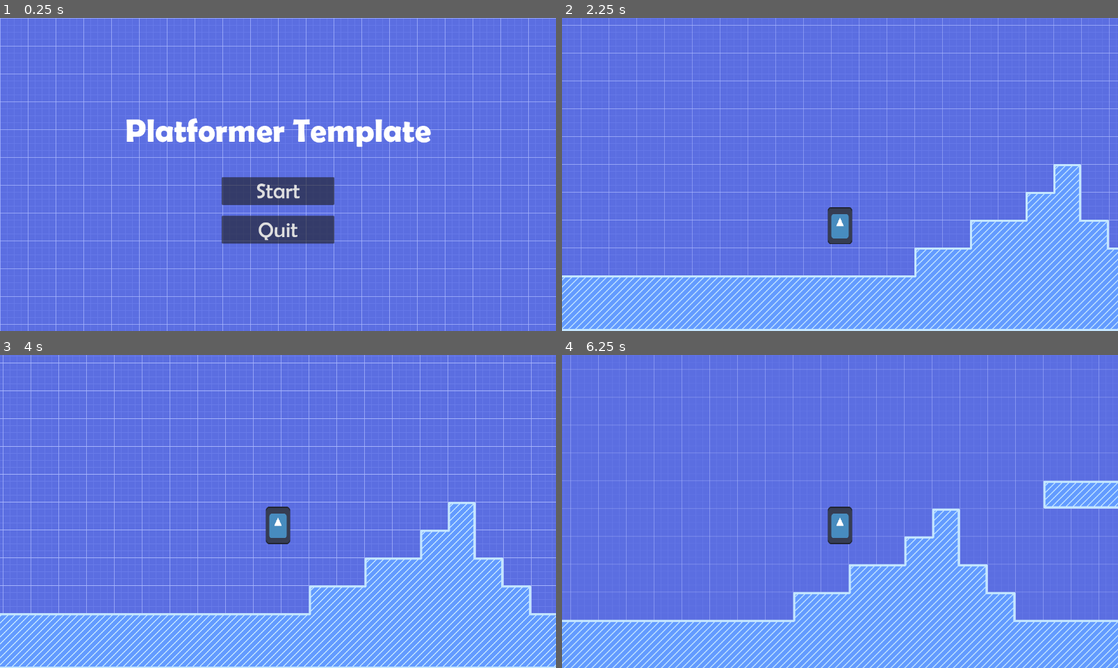
Above: before the commit, frames 1-4 (two rows, left to right).
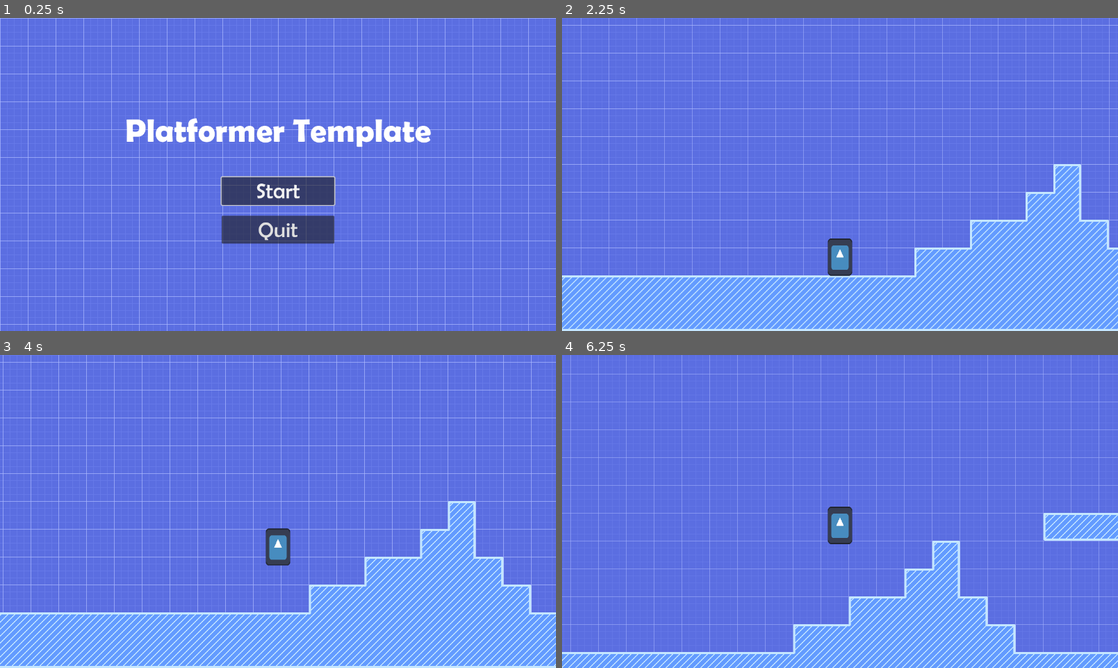
Above: after the commit, the same moments.

Repository: uwgdc/Platformer-Template
Game: Godot game, scene res://Scenes/start_screen.tscn
Same seed, same stepped clock (60 frames per second), same inputs: the game is played once before the commit and once after it. The engine's default icon, where the game draws it, is replaced by a stand-in: a white triangle on a blue panel in a dark square.
Inputs:
- Up to frame 1 (0.25 s): no input
- Up to frame 2 (2.25 s): click "Start" at 0.5 s; hold Right (move_right) from 1.28 s (still down); tap W (interact, bound only after the commit) at 1.35, 2.1 s; tap Space (jump) at 1.52 s
- Up to frame 3 (4 s): tap Space (jump) at 2.27, 3.77 s; release Right (move_right) at 2.78 s; hold A (move_left) 2.78-3.53 s; tap W (interact, bound only after the commit) at 2.85, 3.6 s; hold Right (move_right) from 3.53 s (still down)
- Up to frame 4 (6.25 s): tap W (interact, bound only after the commit) at 4.35, 5.1, 5.85 s; tap Space (jump) at 4.52, 5.27 s; tap Enter at 5 s; release Right (move_right) at 5.03 s; hold A (move_left) 5.03-5.78 s; hold Right (move_right) from 5.78 s (still down)

The runs differ from the first frame. In frame 1, 0.2% of the frame differs, in the area x 39-61%, y 50-60%; in frame 2, 0.9%; in frame 3, 9.6%; in frame 4, 21%, in the area x 0-100%, y 6-100%.

Commit message:
better door

Diff:
--- a/Scenes/doorway.tscn
+++ b/Scenes/doorway.tscn
@@ -8,12 +8,11 @@
 
 [node name="Door" type="Area2D"]
 script = ExtResource("1_7l27y")
-metadata/_edit_group_ = true
+interactable = true
+indicator_offset = 115
 
 [node name="Sprite2D" type="Sprite2D" parent="."]
 texture = ExtResource("1_4l0wu")
 
 [node name="CollisionShape2D" type="CollisionShape2D" parent="."]
 shape = SubResource("RectangleShape2D_ttx0t")
-
-[connection signal="body_entered" from="." to="." method="_on_body_entered"]
--- /dev/null
+++ b/Scenes/indicator.tscn
@@ -0,0 +1,76 @@
+[gd_scene load_steps=6 format=3 uid="uid://b3jsasgimt4dc"]
+
+[ext_resource type="Texture2D" uid="uid://c8ta1g4an5tlt" path="res://art/arrow.png" id="1_mdx1y"]
+[ext_resource type="Script" path="res://scripts/indicator.gd" id="2_vrrr8"]
+
+[sub_resource type="Animation" id="Animation_geprg"]
+resource_name = "appear"
+tracks/0/type = "value"
+tracks/0/imported = false
+tracks/0/enabled = true
+tracks/0/path = NodePath(".:offset")
+tracks/0/interp = 1
+tracks/0/loop_wrap = true
+tracks/0/keys = {
+"times": PackedFloat32Array(0, 0.2),
+"transitions": PackedFloat32Array(1, 0.148651),
+"update": 0,
+"values": [Vector2(0, 10), Vector2(0, 0)]
+}
+tracks/1/type = "value"
+tracks/1/imported = false
+tracks/1/enabled = true
+tracks/1/path = NodePath(".:modulate")
+tracks/1/interp = 1
+tracks/1/loop_wrap = true
+tracks/1/keys = {
+"times": PackedFloat32Array(0, 0.15),
+"transitions": PackedFloat32Array(1, 0.146),
+"update": 0,
+"values": [Color(1, 1, 1, 0), Color(1, 1, 1, 1)]
+}
+
+[sub_resource type="Animation" id="Animation_egs7n"]
+resource_name = "disappear"
+tracks/0/type = "value"
+tracks/0/imported = false
+tracks/0/enabled = true
+tracks/0/path = NodePath(".:offset")
+tracks/0/interp = 1
+tracks/0/loop_wrap = true
+tracks/0/keys = {
+"times": PackedFloat32Array(0, 0.15),
+"transitions": PackedFloat32Array(1, 6.85),
+"update": 0,
+"values": [Vector2(0, 0), Vector2(0, 10)]
+}
+tracks/1/type = "value"
+tracks/1/imported = false
+tracks/1/enabled = true
+tracks/1/path = NodePath(".:modulate")
+tracks/1/interp = 1
+tracks/1/loop_wrap = true
+tracks/1/keys = {
+"times": PackedFloat32Array(0, 0.15),
+"transitions": PackedFloat32Array(1, 6.85),
+"update": 0,
+"values": [Color(1, 1, 1, 1), Color(1, 1, 1, 0)]
+}
+
+[sub_resource type="AnimationLibrary" id="AnimationLibrary_2ac1l"]
+_data = {
+"appear": SubResource("Animation_geprg"),
+"disappear": SubResource("Animation_egs7n")
+}
+
+[node name="Arrow" type="Sprite2D"]
+modulate = Color(1, 1, 1, 0)
+position = Vector2(0, 10)
+texture = ExtResource("1_mdx1y")
+offset = Vector2(0, 10)
+script = ExtResource("2_vrrr8")
+
+[node name="AnimationPlayer" type="AnimationPlayer" parent="."]
+libraries = {
+"": SubResource("AnimationLibrary_2ac1l")
+}
--- a/Scenes/levels/level_1.tscn
+++ b/Scenes/levels/level_1.tscn
@@ -15,7 +15,7 @@
 stretch_mode = 1
 
 [node name="Door" parent="." instance=ExtResource("3_0ao6k")]
-position = Vector2(3872, 640)
+position = Vector2(3616, 640)
 
 [node name="LevelTileMap" parent="." instance=ExtResource("1_px4qj")]
 layer_0/tile_data = PackedInt32Array(0, 262144, 0, 1, 131072, 3, 2, 131072, 3, 3, 131072, 3, 4, 131072, 3, 5, 131072, 3 …(5247 unchanged characters)…
--- a/Scenes/start_screen.tscn
+++ b/Scenes/start_screen.tscn
@@ -1,10 +1,11 @@
-[gd_scene load_steps=7 format=3 uid="uid://b4q3vvyx6bgw"]
+[gd_scene load_steps=8 format=3 uid="uid://b4q3vvyx6bgw"]
 
 [ext_resource type="Texture2D" uid="uid://do3u01fttefc" path="res://art/background.png" id="1_5kn03"]
-[ext_resource type="Script" path="res://Scenes/start_screen.gd" id="1_omfjq"]
+[ext_resource type="Script" path="res://scripts/start_screen.gd" id="1_omfjq"]
 [ext_resource type="FontFile" uid="uid://bfsil5albm2ux" path="res://fonts/BRLNSDB.TTF" id="2_21cp6"]
 [ext_resource type="FontFile" uid="uid://l7t4wvqaqfv" path="res://fonts/BRLNSR.TTF" id="3_281xf"]
 [ext_resource type="Theme" uid="uid://qseykuvemo1o" path="res://normal_text.tres" id="4_0no18"]
+[ext_resource type="Script" path="res://scripts/StartButton.gd" id="6_jrv7p"]
 
 [sub_resource type="Theme" id="Theme_327jx"]
 default_font = ExtResource("2_21cp6")
@@ -50,6 +51,7 @@
 size_flags_horizontal = 4
 theme = ExtResource("4_0no18")
 text = "Start"
+script = ExtResource("6_jrv7p")
 
 [node name="QuitButton" type="Button" parent="MarginContainer/VBoxContainer/VBoxContainer"]
 custom_minimum_size = Vector2(260, 0)
--- a/project.godot
+++ b/project.godot
@@ -38,8 +38,17 @@
 jump={
 "deadzone": 0.5,
 "events": [Object(InputEventKey,"resource_local_to_scene":false,"resource_name":"","device":-1,"window_id":0,"alt_pressed":false,"shift_pressed":false,"ctrl_pressed":false,"meta_pressed":false,"pressed":false,"keycode":0,"physical_keycode":32,"key_label":0,"unicode":32,"echo":false,"script":null)
-, Object(InputEventKey,"resource_local_to_scene":false,"resource_name":"","device":-1,"window_id":0,"alt_pressed":false,"shift_pressed":false,"ctrl_pressed":false,"meta_pressed":false,"pressed":false,"keycode":0,"physical_keycode":87,"key_label":0,"unicode":119,"echo":false,"script":null)
+]
+}
+interact={
+"deadzone": 0.5,
+"events": [Object(InputEventKey,"resource_local_to_scene":false,"resource_name":"","device":-1,"window_id":0,"alt_pressed":false,"shift_pressed":false,"ctrl_pressed":false,"meta_pressed":false,"pressed":false,"keycode":0,"physical_keycode":87,"key_label":0,"unicode":119,"echo":false,"script":null)
 , Object(InputEventKey,"resource_local_to_scene":false,"resource_name":"","device":-1,"window_id":0,"alt_pressed":false,"shift_pressed":false,"ctrl_pressed":false,"meta_pressed":false,"pressed":false,"keycode":0,"physical_keycode":4194320,"key_label":0,"unicode":0,"echo":false,"script":null)
+]
+}
+select={
+"deadzone": 0.5,
+"events": [Object(InputEventKey,"resource_local_to_scene":false,"resource_name":"","device":0,"window_id":0,"alt_pressed":false,"shift_pressed":false,"ctrl_pressed":false,"meta_pressed":false,"pressed":false,"keycode":0,"physical_keycode":4194309,"key_label":0,"unicode":0,"echo":false,"script":null)
 ]
 }
 
--- /dev/null
+++ b/scripts/StartButton.gd
@@ -0,0 +1,6 @@
+extends Button
+
+
+# Called when the node enters the scene tree for the first time.
+func _ready():
+	grab_focus()
--- a/scripts/doorway.gd
+++ b/scripts/doorway.gd
@@ -1,16 +1,4 @@
 extends LevelObject
 
-# Called when the node enters the scene tree for the first time.
-func _ready():
-	pass
-
-
-# Called every frame. 'delta' is the elapsed time since the previous frame.
-func _process(delta):
-	pass
-
-
-# reset player position
-func _on_body_entered(body):
-	if body == player:
-		player.reset_position()
+func interaction():
+	player.reset_position()
--- /dev/null
+++ b/scripts/indicator.gd
@@ -0,0 +1,9 @@
+extends Sprite2D
+
+@onready var animation_player = $AnimationPlayer
+
+func appear():
+	animation_player.play("appear")
+
+func disappear():
+	animation_player.play("disappear")
--- a/scripts/level.gd
+++ b/scripts/level.gd
@@ -6,6 +6,7 @@
 
 # Called when the node enters the scene tree for the first time.
 func _ready():
+	if (player == null): return
 	player.init(self)
 
 	for child in get_children():
--- a/scripts/level_object.gd
+++ b/scripts/level_object.gd
@@ -3,14 +3,36 @@
 
 var player: Player
 
-func connect_signals() -> void:
-	pass
+@export var interactable: bool = false
+@export var indicator_offset: int = 0
+var can_interact: bool = false
+var indicator_scene = preload("res://Scenes/indicator.tscn")
+var indicator: Node
 
 # Called when the node enters the scene tree for the first time.
 func _ready():
-	pass # Replace with function body.
-
+	pass
+	if (interactable):
+		body_entered.connect(_on_body_entered)
+		body_exited.connect(_on_body_exited)
+		indicator = indicator_scene.instantiate()
+		add_child(indicator)
+		indicator.position[1] -= indicator_offset
 
 # Called every frame. 'delta' is the elapsed time since the previous frame.
 func _process(delta):
+	if can_interact and Input.is_action_just_pressed("interact"):
+		interaction()
+
+func _on_body_entered(body: Node2D):
+	if body == player:
+		indicator.appear()
+		can_interact = true
+
+func _on_body_exited(body: Node2D):
+	if body == player:
+		indicator.disappear()
+		can_interact = false
+
+func interaction():
 	pass
--- a/scripts/player.gd
+++ b/scripts/player.gd
@@ -38,4 +38,4 @@
 
 func reset_position():
 	position = start_pos
-	print("hi")
+	velocity = Vector2.ZERO
--- a/Scenes/start_screen.gd
+++ b/scripts/start_screen.gd
@@ -5,7 +5,8 @@
 # Called when the node enters the scene tree for the first time.
 func _ready():
 	screen_size = DisplayServer.screen_get_size()
-	window_size = screen_size*0.7
+	window_size = Vector2i(screen_size[0]*0.7,
+						   screen_size[0]*0.7*window_size[1]/window_size[0])
 	DisplayServer.window_set_size(window_size)
 	DisplayServer.window_set_position(screen_size/2 - window_size/2)
 
Binary file added: art/arrow.png
Not shown, added: art/arrow.png.import
